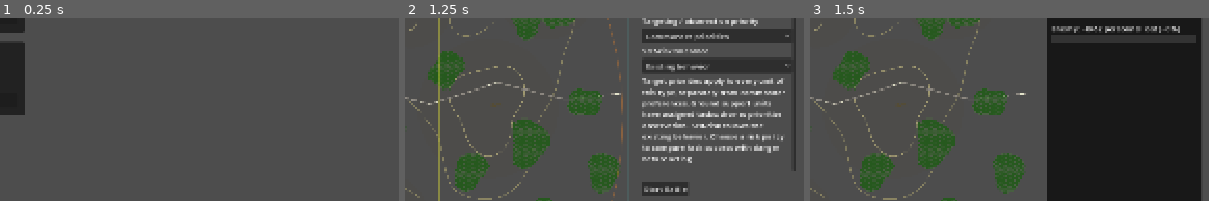
Above: before the commit, frames 1-3 (left to right).
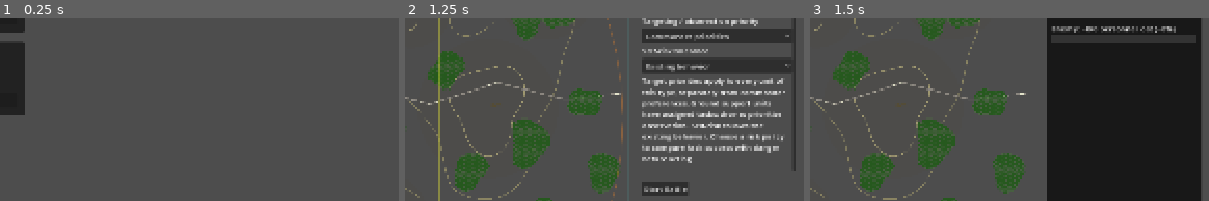
Above: after the commit, the same moments.

Repository: verybadcat/Drones
Game: Godot game, scene res://scenes/Main.tscn
Same seed, same stepped clock (60 frames per second), same inputs: the game is played once before the commit and once after it.
Inputs:
- Up to frame 1 (0.25 s): no input
- Up to frame 2 (1.25 s): click "Choose" at 0.5 s
- Up to frame 3 (1.5 s): click "Start Battle" at 1.25 s
The pictures show only the part of the screen within x 50-100%, y 27-77%; the shares and areas given below are measured in that part.

Frames 1-2 are identical in both runs. In frame 3, 0.4% of the frame differs, in the area x 71-93%, y 4-9%.

Commit message:
Hide the enemy's true personnel total behind fog of war
The right-hand dashboard's enemy-side pips_total previously counted
every enemy unit's full strength, even ones the player has never
sighted at all — revealing the true order of battle for free. Gate
pips_total on Unit.player_has_been_sighted for the estimated/enemy-side
case only (the live dashboard, and the AAR when the position wasn't
held); a unit sighted at some point and later lost track of still
counts, since its existence was genuinely confirmed. Internal
omniscient callers (enemy AI logic, the AAR's unconditional true
figures) and the player's own side are unaffected.

Co-Authored-By: Claude Sonnet 5 <noreply@anthropic.com>

Diff:
--- a/scripts/battle_manager.gd
+++ b/scripts/battle_manager.gd
@@ -5018,10 +5018,12 @@
 ## what's actually been scouted, live or in the AAR — see _end_battle's own
 ## reasoning for when the AAR still gets the true figures anyway (holding
 ## the position for a battlefield sweep). A unit never sighted at all
-## contributes to the known TOTAL order of battle (pips_total) but not a
-## single casualty — assumed still active and undamaged, not "unknown,"
-## since crediting losses nobody actually confirmed would be worse than
-## just not knowing.
+## doesn't contribute to pips_total either, not just pips_lost — the
+## enemy's own total order of battle (how many personnel it fields at all)
+## is exactly the kind of fact real fog of war withholds until it's
+## actually been scouted, the same as any individual unit's condition; a
+## unit sighted at some point and later lost track of still counts, since
+## its existence was genuinely confirmed even if its current state wasn't.
 ##
 ## Even when the OVERALL call is the confirmed one (`estimated = false`,
 ## `is_enemy_side = true` — the position was held), a unit's OWN casualties
@@ -5089,7 +5091,18 @@
 		# part of the original order of battle — counting it here would
 		# make the AAR's personnel baseline drift depending on whether a
 		# run happened to be alive at the moment stats were computed.
-		if u.kind != Unit.Kind.DRONE and u.kind != Unit.Kind.RESUPPLY_RUN:
+		#
+		# For an ESTIMATED enemy-side view specifically, a unit never once
+		# sighted doesn't even count toward the TOTAL — "how many personnel
+		# does the enemy have" is itself something the player has to have
+		# actually scouted, not a fact handed over for free just because
+		# BattleManager itself is omniscient. A unit sighted at some point
+		# and later lost track of (retreated, withdrawn) still counts —
+		# its existence was genuinely confirmed, even if its current
+		# condition wasn't; this only ever excludes one nobody has ever
+		# actually seen at all.
+		var counts_toward_known_total: bool = not (estimated and is_enemy_side) or u.player_has_been_sighted
+		if u.kind != Unit.Kind.DRONE and u.kind != Unit.Kind.RESUPPLY_RUN and counts_toward_known_total:
 			pips_total += u.max_pips
 		# Only ever relevant for the ENEMY side — the player's own units are
 		# always fully known regardless of state; a friendly mortar crew
Not shown, changed: docs/designs/tactical-commander-doctrine.md
